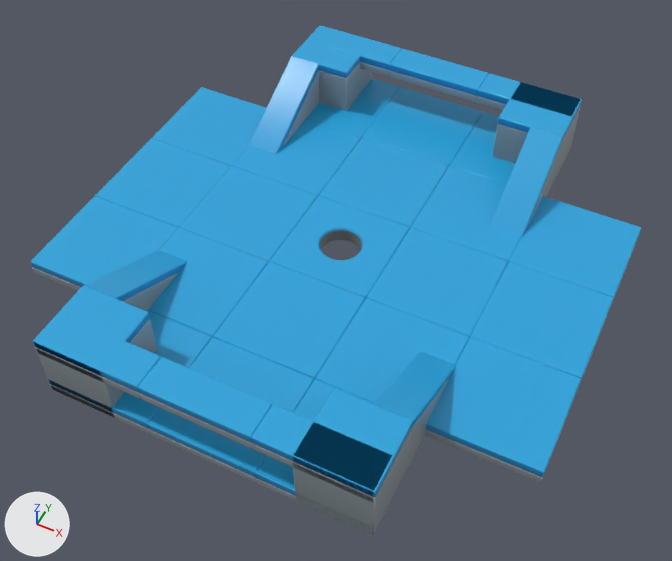
The glTF model assets/models/level/level.glb: old version first, new version second.
The view is the same before and after, from a 50 mm lens placed at (16.2, -33.2, 38.2), pointed at (0.6, -2.0, -0.8). Every picture has the same lights, and +X, +Y and +Z are marked at lower left.

Names of what the first picture shows: 'platform_4x4x4_blue.003', 'platform_4x4x4_blue.004', 'platform_6x2x1_blue', 'platform_6x2x1_blue.001', 'platform_6x2x1_blue.002', 'platform_6x2x1_blue.003', 'platform_6x2x1_blue.004', 'platform_6x2x1_blue.005', 'platform_6x6x1_blue.004', 'platform_6x6x1_blue.005', 'platform_6x6x1_blue.006', 'platform_6x6x1_blue.011', 'platform_6x6x1_blue.012', 'platform_6x6x1_blue.014', 'platform_6x6x1_blue.015', 'platform_6x6x1_blue.016', 'platform_6x6x1_blue.017', 'platform_hole_6x6x1_blue', 'platform_slope_2x6x4_blue', 'platform_slope_2x6x4_blue.001', 'platform_slope_2x6x4_blue.002', 'platform_slope_2x6x4_blue.003'.
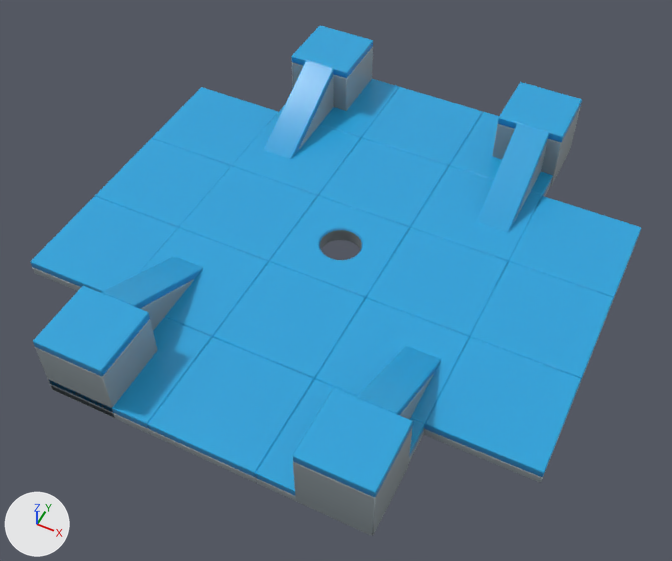
The change, as a diff of the scene's bpy script:
```diff
--- a/assets/models/level/level.glb.py
+++ b/assets/models/level/level.glb.py
@@ ob_platform_6x2x1_blue_001 @@
-ob_platform_6x2x1_blue_001 = bpy.data.objects.new('platform_6x2x1_blue.001', me_platform_6x2x1_blue_001)
-ob_platform_6x2x1_blue_001.location = (0.0, 0.0, 0.0)
@@ ob_platform_slope_2x6x4_blue_001 @@
 ob_platform_slope_2x6x4_blue_001 = bpy.data.objects.new('platform_slope_2x6x4_blue.001', me_platform_slope_2x6x4_blue_001)
-ob_platform_slope_2x6x4_blue_001.location = (0.0, 0.0, 0.0)
+ob_platform_slope_2x6x4_blue_001.location = (-0.82, 0.0, 0.0)
@@ ob_platform_6x2x1_blue_002 @@
-ob_platform_6x2x1_blue_002 = bpy.data.objects.new('platform_6x2x1_blue.002', me_platform_6x2x1_blue_002)
-ob_platform_6x2x1_blue_002.location = (0.0, 0.0, 0.0)
@@ ob_platform_6x2x1_blue @@
-ob_platform_6x2x1_blue = bpy.data.objects.new('platform_6x2x1_blue', me_platform_6x2x1_blue)
-ob_platform_6x2x1_blue.location = (0.0, 0.0, 0.0)
@@ ob_platform_slope_2x6x4_blue @@
 ob_platform_slope_2x6x4_blue = bpy.data.objects.new('platform_slope_2x6x4_blue', me_platform_slope_2x6x4_blue)
-ob_platform_slope_2x6x4_blue.location = (0.0, 0.0, 0.0)
+ob_platform_slope_2x6x4_blue.location = (1.06, 0.0, 0.0)
@@ ob_platform_slope_2x6x4_blue_002 @@
 ob_platform_slope_2x6x4_blue_002 = bpy.data.objects.new('platform_slope_2x6x4_blue.002', me_platform_slope_2x6x4_blue_006)
-ob_platform_slope_2x6x4_blue_002.location = (0.0, 0.0, 0.0)
+ob_platform_slope_2x6x4_blue_002.location = (-0.82, 0.0, 0.0)
@@ ob_platform_6x2x1_blue_003 @@
-ob_platform_6x2x1_blue_003 = bpy.data.objects.new('platform_6x2x1_blue.003', me_platform_6x2x1_blue_006)
-ob_platform_6x2x1_blue_003.location = (0.0, 0.0, 0.0)
@@ ob_platform_6x2x1_blue_004 @@
-ob_platform_6x2x1_blue_004 = bpy.data.objects.new('platform_6x2x1_blue.004', me_platform_6x2x1_blue_007)
-ob_platform_6x2x1_blue_004.location = (0.0, 0.0, 0.0)
@@ ob_platform_6x2x1_blue_005 @@
-ob_platform_6x2x1_blue_005 = bpy.data.objects.new('platform_6x2x1_blue.005', me_platform_6x2x1_blue_008)
-ob_platform_6x2x1_blue_005.location = (0.0, 0.0, 0.0)
@@ ob_platform_slope_2x6x4_blue_003 @@
 ob_platform_slope_2x6x4_blue_003 = bpy.data.objects.new('platform_slope_2x6x4_blue.003', me_platform_slope_2x6x4_blue_002)
-ob_platform_slope_2x6x4_blue_003.location = (0.0, 0.0, 0.0)
+ob_platform_slope_2x6x4_blue_003.location = (1.06, 0.0, 0.0)
```

Pixel boxes (x1, y1, x2, y2) of what changed, in the pictures (672 x 561 px):
'platform_6x2x1_blue.005', deleted (blue)
    before: (138, 357, 272, 448)
'platform_slope_2x6x4_blue.001', moved
    before: (490, 128, 563, 238)
    after: (476, 124, 549, 233)
'platform_6x2x1_blue.003', deleted (blue)
    before: (251, 404, 392, 503)
'platform_slope_2x6x4_blue', moved
    before: (249, 55, 319, 154)
    after: (264, 61, 334, 159)
'platform_6x2x1_blue.004', deleted (blue)
    before: (34, 313, 161, 398)
'platform_slope_2x6x4_blue.002', moved
    before: (373, 352, 456, 466)
    after: (357, 346, 441, 420)
'platform_slope_2x6x4_blue.003', moved
    before: (84, 250, 187, 311)
    after: (101, 256, 203, 330)
'platform_6x2x1_blue', deleted (blue)
    before: (389, 49, 489, 102)
'platform_6x2x1_blue.001', deleted (blue)
    before: (307, 25, 401, 77)
'platform_6x2x1_blue.002', deleted (blue)
    before: (477, 73, 580, 116)
